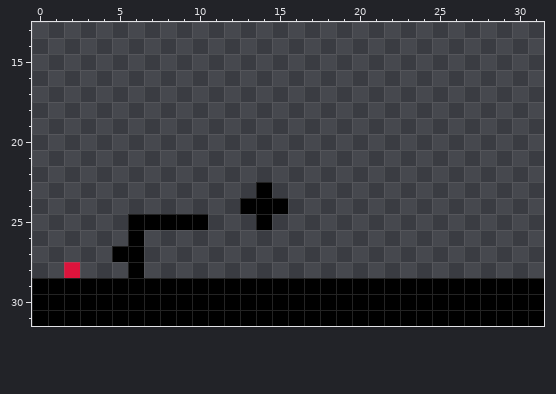
One commit to this pixel-art sprite: AridArnold/Content/Levels/level4-1.png. The first picture shows the starting point.
The file is 32x32 pixels. Shown: x 0..31, y 13..31.
The result:
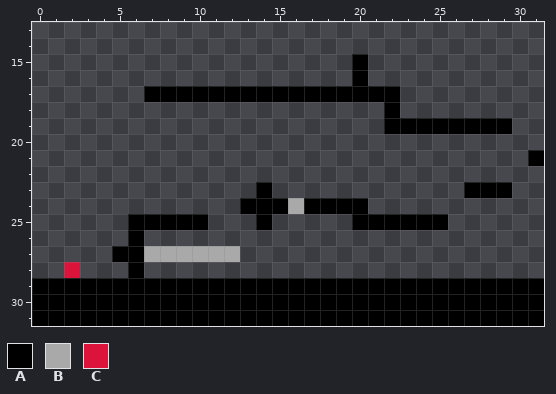
Palette (. is transparent): A #000000  B #a9a9a9  C #dc143c
Change:
The edit adds colour A in rows 15 to 16 at x 20; in row 17 at x 7 to 22; in row 18 at x 22; in row 19 at x 22 to 29; in row 21 at x 31; in row 23 at x 27 to 29.
The edit adds colour A in row 24 at x 17 to 20; in row 25 at x 20 to 25.
The edit adds colour B in row 24 at x 16; in row 27 at x 7 to 12.
